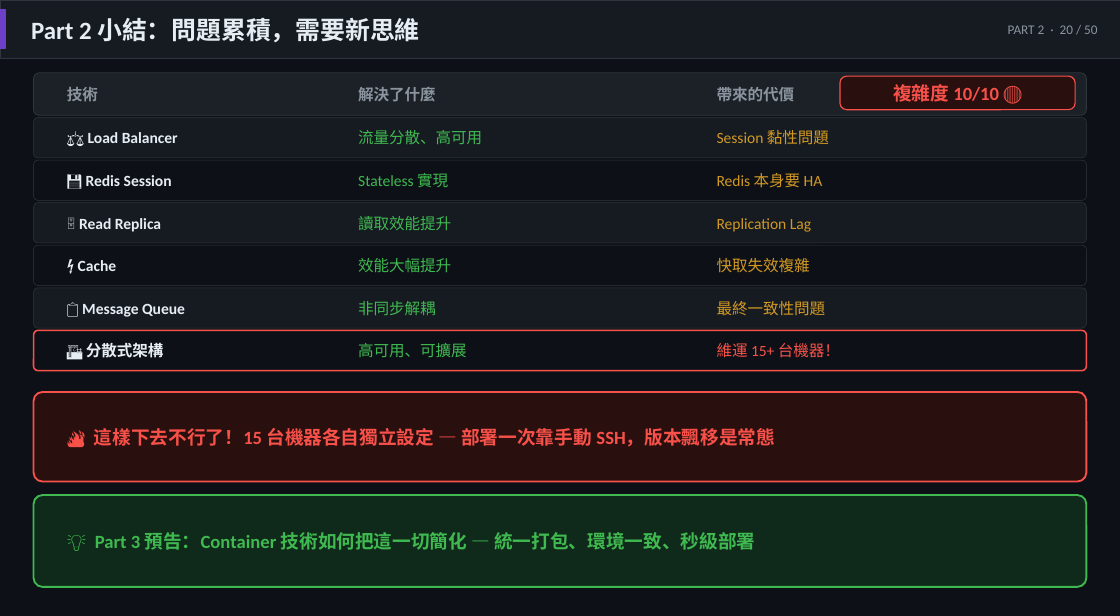
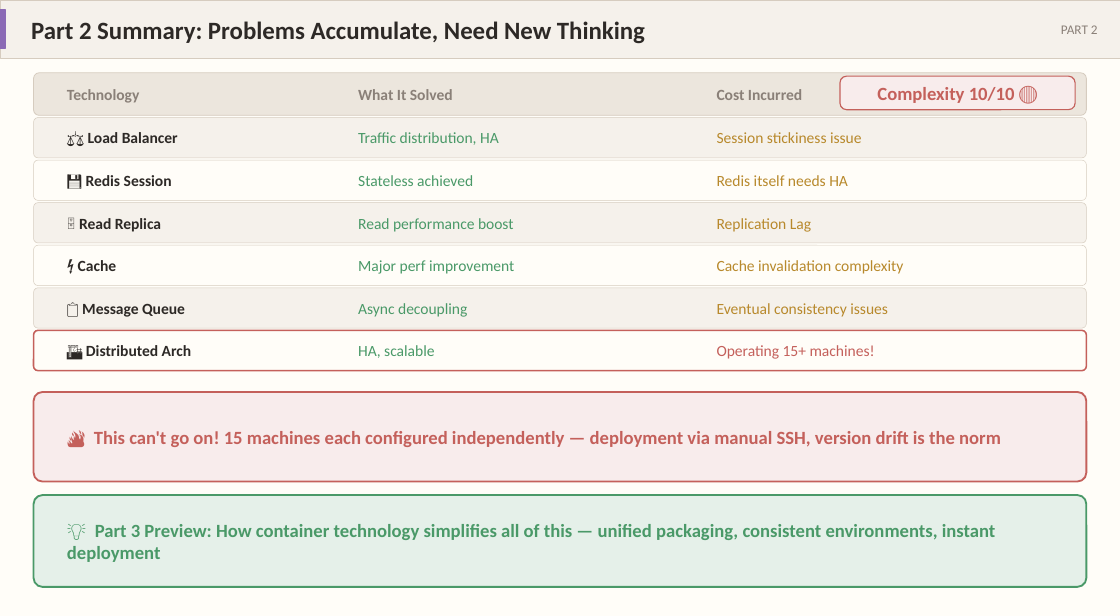
Before and after one commit to hwchiu/moslides, a slide deck: slide 20 of output/cloud_native_slides_final.pptx. Drawn at 1120x616 pixels with LibreOffice and Linux fonts; fonts in the diff are those of the drawing. Boxes give left, top, right and bottom in pixels: in the first picture for what was removed or moved away, otherwise in the second. Text is boxed around its words. In the diff, an @@ line names an element or a change of style, - is before the commit and + after.

```diff
--- a/output/cloud_native_slides_final.pptx
+++ b/output/cloud_native_slides_final.pptx
@@ background #0D1117 to #FFFDF8 @@
@@ rectangle at bbox=[0, 0, 1120, 58]: fill #161B22 to #F5F1EB; outline #30363D 0.5 pt to #D6CCBF 0.5 pt @@
@@ rectangle at bbox=[0, 10, 6, 48]: fill #6E40C9 to #8B6AB5; outline #6E40C9 1 pt to #8B6AB5 1 pt @@
@@ text at bbox=[31, 21, 645, 44]: text changed; text colour #E6EDF3 to #2D2926 @@
-Part 2 小結：問題累積，需要新思維
+Part 2 Summary: Problems Accumulate, Need New Thinking
@@ text at bbox=[1061, 25, 1098, 34]: text changed; text colour #8B949E to #8A8078 @@
-PART 2 · 20 / 50
+PART 2
@@ rounded rectangle at bbox=[34, 73, 1086, 115]: fill #1C2128 to #ECE6DD; outline #30363D 0.5 pt to #D6CCBF 0.5 pt @@
@@ text at bbox=[67, 89, 139, 103]: text changed; text colour #8B949E to #8A8078 @@
-技術
+Technology
@@ text at bbox=[358, 89, 453, 100]: text changed; text colour #8B949E to #8A8078 @@
-解決了什麼
+What It Solved
@@ text at bbox=[717, 89, 802, 100]: text changed; text colour #8B949E to #8A8078 @@
-帶來的代價
+Cost Incurred
@@ rounded rectangle at bbox=[840, 76, 1075, 110]: fill #2A0F0F to #F8ECEC; outline #F85149 0.75 pt to #C4605B 0.75 pt @@
@@ text at bbox=[877, 87, 1015, 103]: text changed; text colour #F85149 to #C4605B @@
-複雜度 10/10 🔴
+Complexity 10/10 🔴
@@ text at bbox=[358, 132, 499, 145]: text changed; text colour #3FB950 to #4A9968 @@
-流量分散、高可用
+Traffic distribution, HA
@@ text at bbox=[717, 132, 862, 143]: text changed; text colour #D29922 to #B8892C @@
-Session 黏性問題
+Session stickiness issue
@@ rounded rectangle at bbox=[34, 160, 1086, 200]: fill #0D1117 to #FFFDF8; outline #30363D 0.3 pt to #D6CCBF 0.3 pt @@
@@ text at bbox=[358, 175, 473, 186]: text changed; text colour #3FB950 to #4A9968 @@
-Stateless 實現
+Stateless achieved
@@ text at bbox=[717, 175, 848, 186]: text changed; text colour #D29922 to #B8892C @@
-Redis 本身要 HA
+Redis itself needs HA
@@ text "Replication Lag" at bbox=[717, 218, 811, 232]: text colour #D29922 to #B8892C @@
@@ text at bbox=[358, 218, 514, 232]: text changed; text colour #3FB950 to #4A9968 @@
-讀取效能提升
+Read performance boost
@@ rounded rectangle at bbox=[34, 245, 1086, 286]: fill #0D1117 to #FFFDF8; outline #30363D 0.3 pt to #D6CCBF 0.3 pt @@
@@ text at bbox=[358, 260, 514, 274]: text changed; text colour #3FB950 to #4A9968 @@
-效能大幅提升
+Major perf improvement
@@ text at bbox=[717, 260, 904, 274]: text changed; text colour #D29922 to #B8892C @@
-快取失效複雜
+Cache invalidation complexity
@@ fill #161B22 to #F5F1EB; outline #30363D 0.3 pt to #D6CCBF 0.3 pt in 3 elements at bbox=[34, 118, 1086, 158], bbox=[34, 203, 1086, 243], bbox=[34, 288, 1086, 328] @@
@@ text colour #E6EDF3 to #2D2926 in 5 elements at bbox=[88, 132, 178, 143], bbox=[86, 175, 172, 186], bbox=[79, 218, 161, 232], bbox=[78, 260, 116, 271], bbox=[82, 304, 185, 317] @@
@@ text at bbox=[358, 303, 467, 317]: text changed; text colour #3FB950 to #4A9968 @@
-非同步解耦
+Async decoupling
@@ text at bbox=[717, 303, 888, 317]: text changed; text colour #D29922 to #B8892C @@
-最終一致性問題
+Eventual consistency issues
@@ rounded rectangle at bbox=[34, 330, 1086, 371]: fill #0D1117 to #FFFDF8; outline #F85149 1 pt to #C4605B 1 pt @@
@@ text at bbox=[86, 345, 192, 356]: text changed; text colour #E6EDF3 to #2D2926 @@
-🏗️ 分散式架構
+🏗️ Distributed Arch
@@ text at bbox=[358, 345, 434, 358]: text changed; text colour #3FB950 to #4A9968 @@
-高可用、可擴展
+HA, scalable
@@ text at bbox=[717, 345, 875, 359]: text changed; text colour #F85149 to #C4605B @@
-維運 15+ 台機器！
+Operating 15+ machines!
@@ rounded rectangle at bbox=[34, 392, 1086, 482]: fill #2A0F0F to #F8ECEC; outline #F85149 1.2 pt to #C4605B 1.2 pt @@
@@ text at bbox=[94, 431, 1001, 447]: text changed; text colour #F85149 to #C4605B @@
-🔥 這樣下去不行了！15 台機器各自獨立設定 — 部署一次靠手動 SSH，版本飄移是常態
+🔥 This can't go on! 15 machines each configured independently — deployment via manual SSH, version drift is the norm
@@ rounded rectangle at bbox=[34, 495, 1086, 587]: fill #0F2A1A to #E5F0E9; outline #3FB950 1.2 pt to #4A9968 1.2 pt @@
@@ text at bbox=[67, 524, 996, 562]: text changed; text colour #3FB950 to #4A9968 @@
-💡 Part 3 預告：Container 技術如何把這一切簡化 — 統一打包、環境一致、秒級部署
+💡 Part 3 Preview: How container technology simplifies all of this — unified packaging, consistent environments, instant deployment
```
Also in this commit, not shown: 94 other slides changed, 15 slides added, 15 slides removed, 25 other files.
